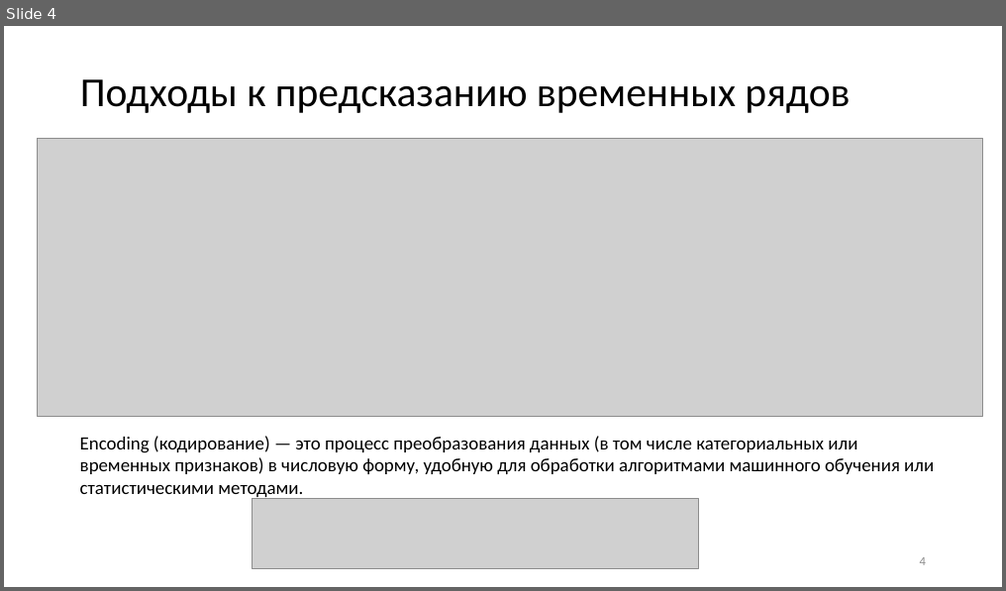
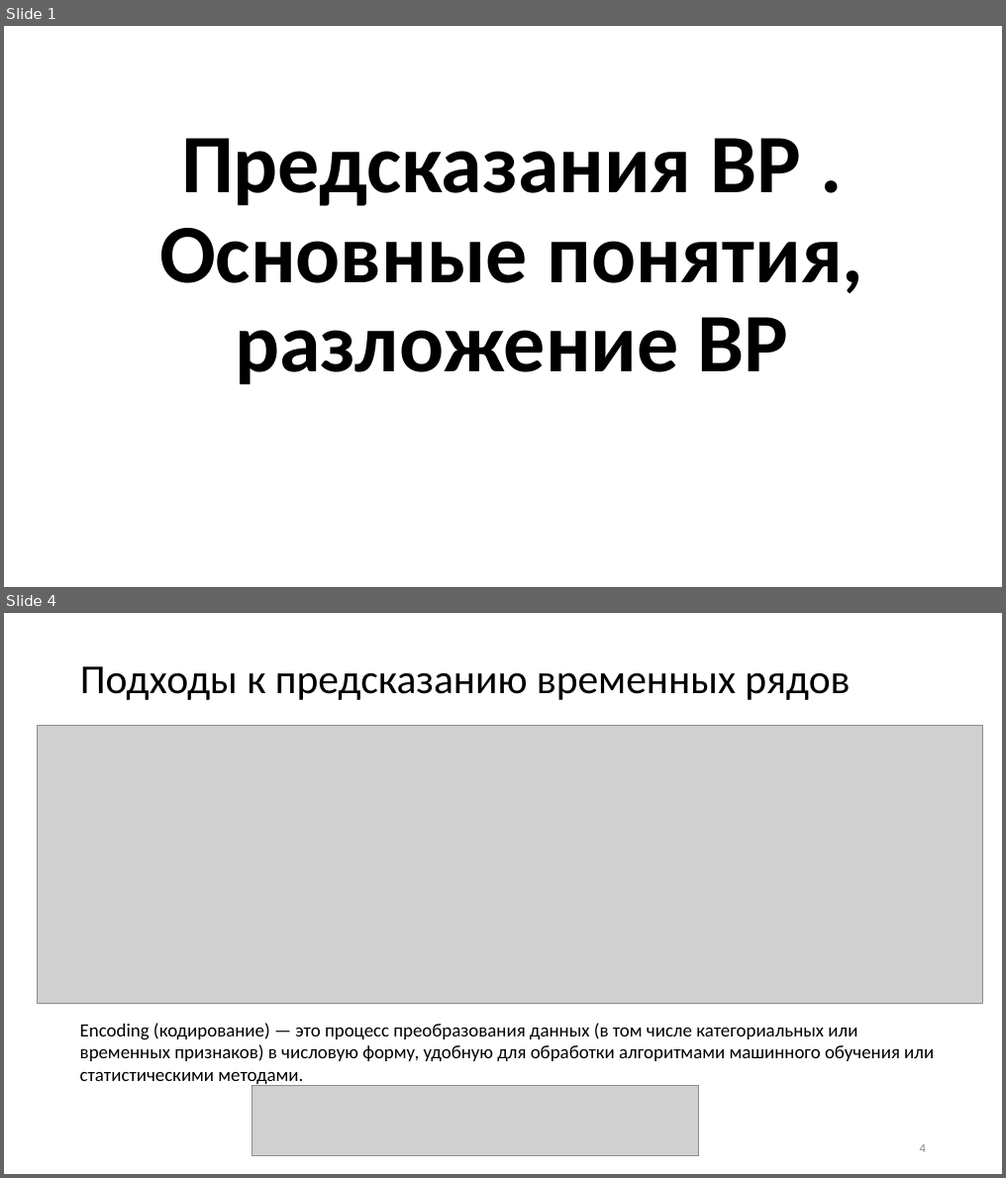
Before and after one commit to MVRonkin/TimeSeriesCourse, a slide deck: 2026/LEC/02-2 Разложение и наивное предсказание.pptx. Shown one above the other, each under a label of ours: slide 4 before the commit, slides 1 and 4 after it; the slides between them are not shown. The pictures are 1006x591 and 1006x1178 pixels, drawn with LibreOffice and Linux fonts; fonts in the diff are those of the drawing; grey boxes stand for pictures. Boxes give left, top, right and bottom in pixels: in the first picture for what was removed or moved away, otherwise in the second. Text is boxed around its words. In the diff, an @@ line names an element or a change of style, - is before the commit and + after.

```diff
--- a/2026/LEC/02-2 Разложение и наивное предсказание.pptx
+++ b/2026/LEC/02-2 Разложение и наивное предсказание.pptx
@@ slide 1 added at (4,26,1002,587), background #FFFFFF @@
@@ title added at (159,138,863,385), 80 pt, text #000000, bold @@
+Предсказания ВР . Основные понятия, разложение ВР
```
Also in this commit, not shown: 3 slides changed, 1 slide removed.
